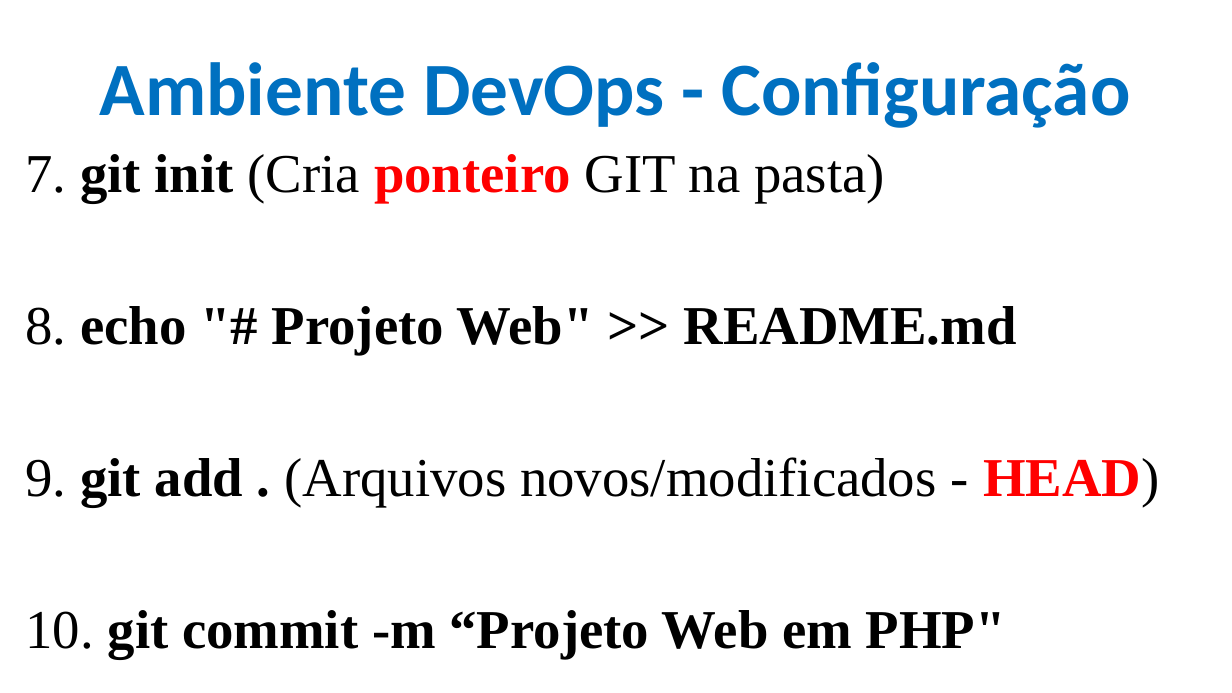
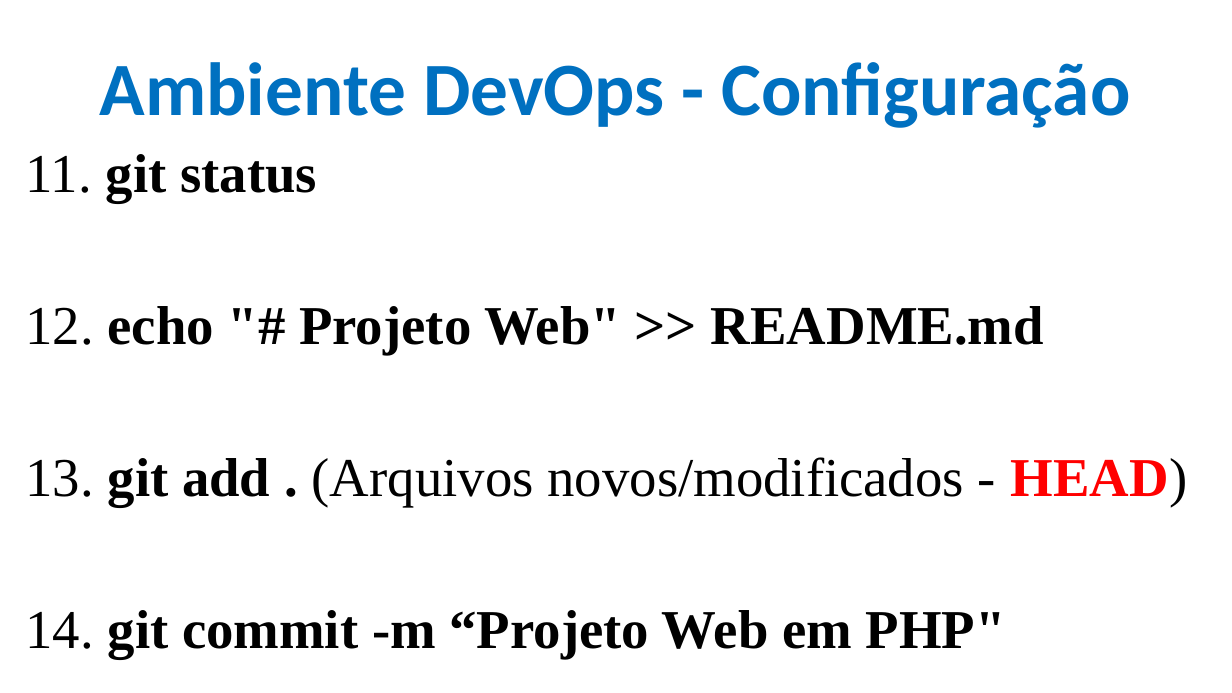
Before and after one commit to CloudEducationBrazil/WydenDesenvolvimentoWebPHP, a slide deck: slide 10 of 01 Classes/Aula 02, 03, 04 Desenvolvimento Web Caracterização - HTML.pptx (slide 9 before the commit). Drawn at 1232x693 pixels with LibreOffice and Linux fonts; fonts in the diff are those of the drawing; background and template pictures are left out. Boxes give left, top, right and bottom in pixels: in the first picture for what was removed or moved away, otherwise in the second. Text is boxed around its words. In the diff, an @@ line names an element or a change of style, - is before the commit and + after.

```diff
--- a/01 Classes/Aula 02, 03, 04 Desenvolvimento Web Caracterização - HTML.pptx
+++ b/01 Classes/Aula 02, 03, 04 Desenvolvimento Web Caracterização - HTML.pptx
@@ text at (x1=25, y1=154, x2=1188, y2=658): text changed @@
-7. git init (Cria ponteiro GIT na pasta)
-8. echo "# Projeto Web" >> README.md
-9. git add . (Arquivos novos/modificados - HEAD)
-10. git commit -m “Projeto Web em PHP"
+11. git status
+12. echo "# Projeto Web" >> README.md
+13. git add . (Arquivos novos/modificados - HEAD)
+14. git commit -m “Projeto Web em PHP"
```
Also in this commit, not shown: 1 other slide changed, 1 slide added, 1 other file.
